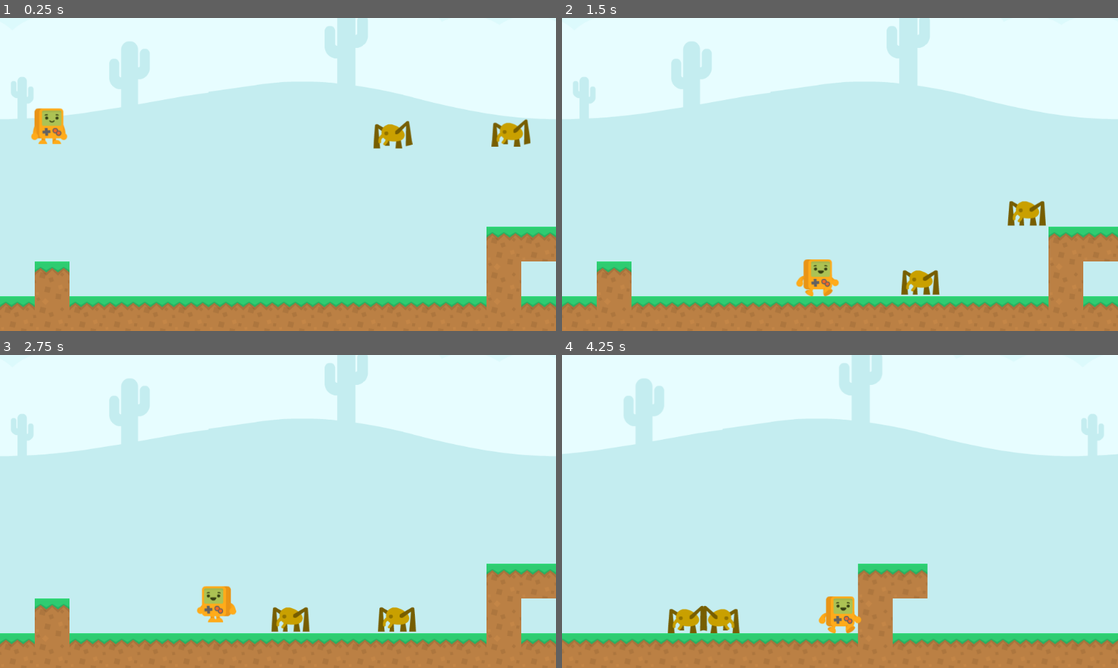
Above: before the commit, frames 1-4 (two rows, left to right).
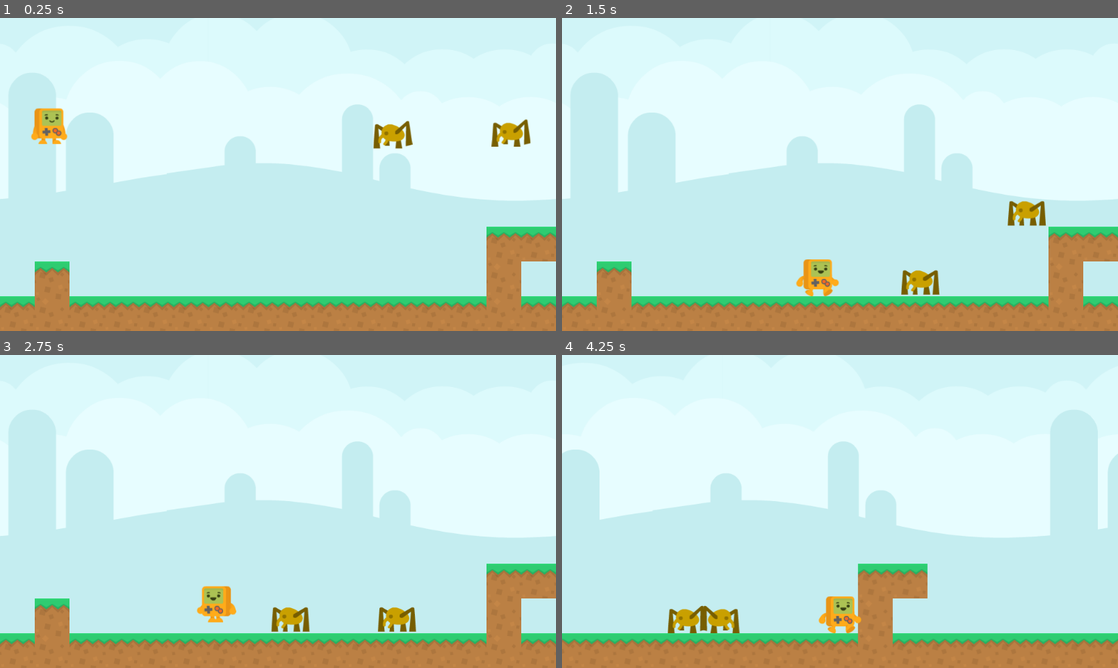
Above: after the commit, the same moments.

Repository: vivisuke/GDAction
Game: Godot game, scene res://MainScene.tscn
The game is run twice, just before and just after one commit, with the same random seed, the same clock (stepped at 60 frames per second) and the same inputs.
Inputs:
- Up to frame 1 (0.25 s): no input
- Up to frame 2 (1.5 s): hold Right (ui_right) from 0.53 s (still down); tap Up (ui_up) at 0.77 s
- Up to frame 3 (2.75 s): tap Up (ui_up) at 1.52 s; release Right (ui_right) at 2.03 s; hold Left (ui_left) from 2.03 s (still down)
- Up to frame 4 (4.25 s): release Left (ui_left) at 2.78 s; hold Right (ui_right) from 2.78 s (still down); tap Up (ui_up) at 3.02, 3.77 s

The runs differ from the first frame. In frame 1, 20% of the frame differs, in the area x 0-100%, y 13-59%; in frame 2, 21%; in frame 3, 21%; in frame 4, 21%.

Commit message:
0015 ◎ C 08/27 08/27 0.001│ToDo│背景を空と山部分で分ける

Diff:
--- a/GDAction/MainScene.tscn
+++ b/GDAction/MainScene.tscn
@@ -17,6 +17,8 @@
 [ext_resource path="res://MainScene.gd" type="Script" id=15]
 [ext_resource path="res://Sounds/kirakira-3.mp3" type="AudioStream" id=16]
 [ext_resource path="res://Sounds/laugh.mp3" type="AudioStream" id=17]
+[ext_resource path="res://images/blue_grass_only.png" type="Texture" id=18]
+[ext_resource path="res://images/sky.png" type="Texture" id=19]
 
 [sub_resource type="ConvexPolygonShape2D" id=1]
 points = PoolVector2Array( 64, 64, 0, 64, 0, 0, 64, 0 )
@@ -111,14 +113,31 @@
 [node name="ParallaxBackground" type="ParallaxBackground" parent="."]
 
 [node name="ParallaxLayer" type="ParallaxLayer" parent="ParallaxBackground"]
-position = Vector2( 512, 0 )
+position = Vector2( 512, 150 )
 motion_scale = Vector2( 0.25, 1 )
 motion_mirroring = Vector2( 1024, 0 )
 
 [node name="Sprite" type="Sprite" parent="ParallaxBackground/ParallaxLayer"]
+texture = ExtResource( 19 )
+
+[node name="TextureRect" type="TextureRect" parent="ParallaxBackground/ParallaxLayer"]
+visible = false
+margin_right = 40.0
+margin_bottom = 40.0
 texture = ExtResource( 12 )
-
-[node name="TextureRect" type="TextureRect" parent="ParallaxBackground/ParallaxLayer"]
+__meta__ = {
+"_edit_use_anchors_": false
+}
+
+[node name="ParallaxLayer2" type="ParallaxLayer" parent="ParallaxBackground"]
+position = Vector2( 512, 150 )
+motion_scale = Vector2( 0.4, 1 )
+motion_mirroring = Vector2( 1024, 0 )
+
+[node name="Sprite" type="Sprite" parent="ParallaxBackground/ParallaxLayer2"]
+texture = ExtResource( 18 )
+
+[node name="TextureRect" type="TextureRect" parent="ParallaxBackground/ParallaxLayer2"]
 visible = false
 margin_right = 40.0
 margin_bottom = 40.0
Not shown: 1 places in GDAction/MainScene.tscn that only renumber resources
Binary file added: GDAction/images/blue_grass_only.png
Not shown, added: GDAction/images/blue_grass_only.png.import
Binary file added: GDAction/images/sky.png
Not shown, added: GDAction/images/sky.png.import
Not shown, changed: GDAction.spr
